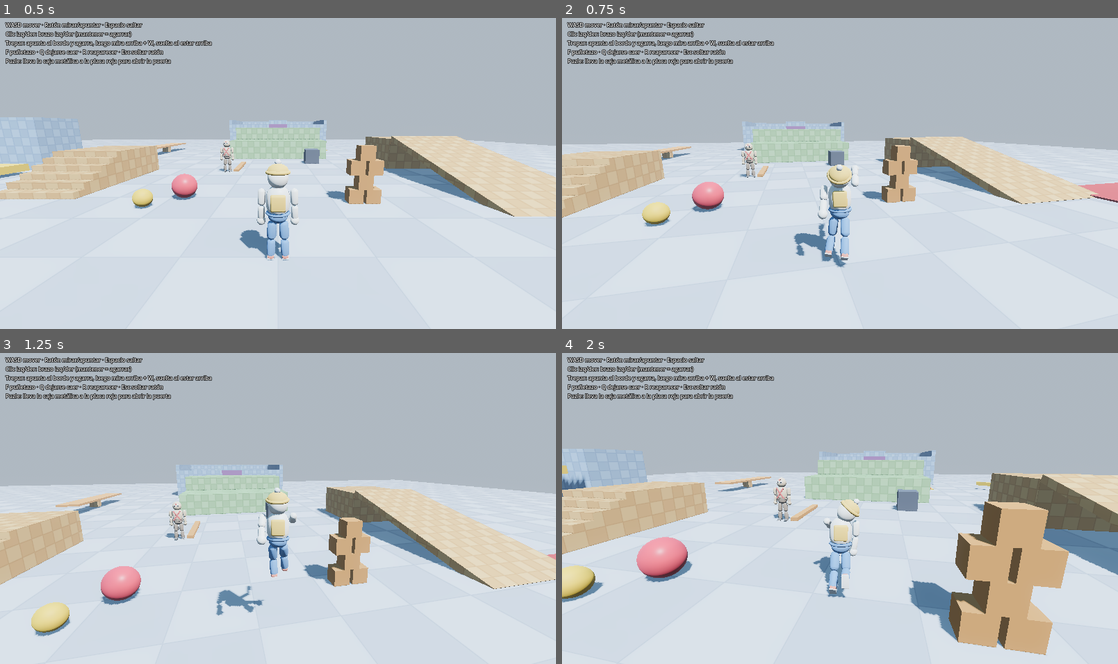
Above: before the commit, frames 1-4 (two rows, left to right).
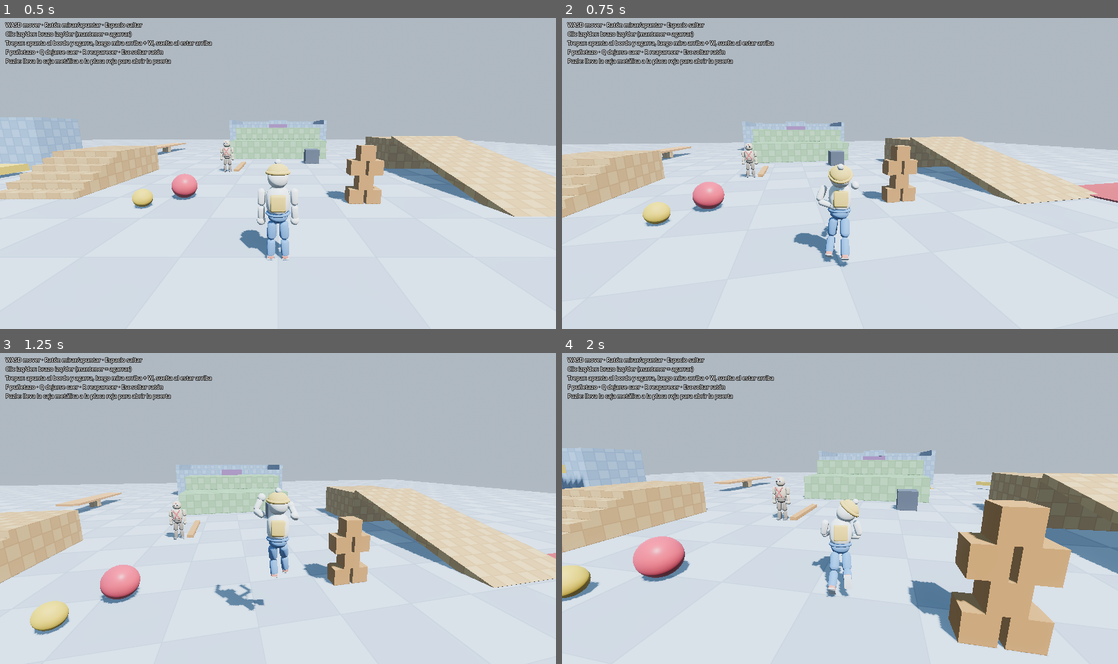
Above: after the commit, the same moments.

Repository: Tonny650/ragdoll-puzzle
Game: Godot game, scene res://scenes/levels/test_arena.tscn
Two runs of this game, one before a commit and one after it. Both use one fixed random seed, a clock stepped at 60 frames per second and the inputs below.
Inputs (mouse positions are in pixels of both pictures, inside the frame that each line leads up to):
- Up to frame 1 (0.5 s): no input
- Up to frame 2 (0.75 s): move the mouse to (867, 170) at 0.52 s; hold W (move_forward) from 0.53 s (still down); hold F (punch) from 0.53 s (still down)
- Up to frame 3 (1.25 s): keep holding W (move_forward); keep holding F (punch); tap Space (jump) at 0.77 s
- Up to frame 4 (2 s): keep holding W (move_forward); move the mouse to (812, 508) at 1.27 s; release F (punch) at 1.28 s; tap Q (go_limp) at 1.35 s; tap Space (jump) at 1.52 s; tap F (punch) at 1.55 s

Frame 1 is identical in both runs. In frame 2, 0.7% of the frame differs, in the area x 0-100%, y 33-81%; in frame 3, 2.0%; in frame 4, 2.7%, in the area x 0-100%, y 30-98%.

Commit message:
feat: puñetazo de boxeo (carga, golpe recto, guardia)
Antes el golpe solo lanzaba el antebrazo hacia delante: el brazo subia
colgando como un pendulo y acababa por encima de la cabeza.

- Tres fases: carga (puño a la guardia, hombro atras), golpe recto hacia
  la cara del rival con giro del torso, y vuelta a la guardia
- Al acabar el golpe los musculos frenan el brazo (arm_brake), si no la
  inercia lo llevaba por encima de la cabeza
- Tras golpear, los dos puños quedan en guardia (guard_time)
- Solo la fase de golpe hace daño

Co-Authored-By: Claude Opus 5.5 <noreply@anthropic.com>

Diff:
--- a/scripts/ragdoll/abilities/combat.gd
+++ b/scripts/ragdoll/abilities/combat.gd
@@ -1,23 +1,39 @@
 class_name CombatAbility
 extends CharacterAbility
-## Puñetazos (Gang Beasts): alterna brazo, lanza el antebrazo con un impulso y
-## mantiene el brazo recto y rigido durante `punch_duration`. Lo dispara
-## `character.want_punch` (jugador: F, IA: al estar cerca).
+## Puñetazos de boxeo (Gang Beasts). Cada golpe tiene tres fases:
+##   1. Carga (`windup_time`): el puño va a la guardia, junto a la barbilla, con
+##      el codo abajo, y el hombro de ese lado se echa atras.
+##   2. Golpe (`strike_time`): el brazo se estira recto hacia la cara del rival
+##      con un impulso en el antebrazo, girando el torso hacia delante.
+##   3. Vuelta (`retract_time`): el puño vuelve a la guardia.
+## Tras golpear, los dos puños se quedan en guardia `guard_time` segundos, asi
+## los golpes seguidos parecen una combinacion. Lo dispara `character.want_punch`
+## (jugador: F, IA: al estar cerca). Alterna brazo.
 ## Si hay un rival a tiro delante, el puño apunta a su cabeza (ayuda de
 ## apuntado): sin ella los golpes rectos dan en el pecho y nunca noquean.
 
 const ARM_PRIORITY := 30
 
-@export var punch_impulse := 18.0
-@export var punch_duration := 0.28
+enum Phase { NONE, WINDUP, STRIKE, RETRACT }
+
+@export var punch_impulse := 18.0         ## impulso del antebrazo al soltar el golpe
+@export var windup_time := 0.08
+@export var strike_time := 0.16
+@export var retract_time := 0.14
+@export var guard_time := 0.7             ## puños en guardia tras golpear (s)
 @export var arm_frequency := 32.0         ## rigidez del brazo durante el golpe (rad/s)
+@export var guard_frequency := 22.0       ## rigidez del brazo en guardia (rad/s)
+@export var torso_twist := 5.0            ## giro del torso que acompaña al golpe (impulso angular)
+@export_range(0.0, 1.0) var arm_brake := 0.75  ## cuanto se frena el brazo al acabar el golpe
 @export var aim_assist_range := 1.1       ## distancia maxima (m) a la cabeza del rival para apuntarle
 @export_range(0.0, 90.0, 1.0, "degrees") var aim_assist_angle := 50.0  ## cono delante del personaje
 @export var punch_lunge := 1.5            ## al golpear a un rival el torso se lanza hacia el (m/s): alarga el alcance
 
-var _timers := [0.0, 0.0]
+var _t := [-1.0, -1.0]               # tiempo desde que empezo el golpe de cada brazo (-1 = ninguno)
+var _guard := 0.0
 var _next_side := Side.RIGHT
 var _targets: Array = [null, null]   # cabeza a la que apunta cada puño (o null)
+var _aim := [Vector3.FORWARD, Vector3.FORWARD]  # direccion del golpe, fijada al soltarlo
 
 
 func physics_step(delta: float) -> void:
@@ -27,8 +43,18 @@
 		punch()
 	if c.strength <= 0.01:
 		return
+	_guard = maxf(0.0, _guard - delta)
 	for side in 2:
-		_timers[side] = maxf(0.0, _timers[side] - delta)
+		if _t[side] < 0.0:
+			continue
+		var before := _phase(side)
+		_t[side] += delta
+		if before == Phase.WINDUP and _phase(side) == Phase.STRIKE:
+			_release(side)
+		elif before == Phase.STRIKE and _phase(side) == Phase.RETRACT:
+			_brake(side)
+		elif _phase(side) == Phase.NONE:
+			_t[side] = -1.0
 
 
 func punch() -> void:
@@ -36,27 +62,62 @@
 	if c.strength < 0.5:
 		return
 	var side := _next_side
+	if _t[side] >= 0.0 and _phase(side) != Phase.RETRACT:
+		return  # ese brazo aun esta golpeando
 	_next_side = Side.LEFT if side == Side.RIGHT else Side.RIGHT
 	if c.is_grabbing(side):
 		return
-	_timers[side] = punch_duration
+	_t[side] = 0.0
+	_guard = guard_time
 	_targets[side] = find_target_head()
-	var dir := _punch_dir(side)
-	c.get_lower_arm(side).apply_central_impulse(dir * punch_impulse)
-	if _targets[side] != null:
-		var torso := c.get_torso()
-		torso.apply_central_impulse(Vector3(dir.x, 0.0, dir.z).normalized() * torso.mass * punch_lunge)
-	c.get_torso().apply_torque_impulse(Vector3.UP * (4.0 if side == Side.RIGHT else -4.0))
+	# cargar: el hombro de ese lado hacia atras
+	c.get_torso().apply_torque_impulse(Vector3.UP * (-0.4 if side == Side.RIGHT else 0.4) * torso_twist)
 
 
+func _release(side: int) -> void:
+	var c := character
+	var dir := _punch_dir(side)
+	_aim[side] = dir
+	c.get_lower_arm(side).apply_central_impulse(dir * punch_impulse)
+	var torso := c.get_torso()
+	torso.apply_torque_impulse(Vector3.UP * (1.0 if side == Side.RIGHT else -1.0) * torso_twist)
+	if _targets[side] != null:
+		torso.apply_central_impulse(Vector3(dir.x, 0.0, dir.z).normalized() * torso.mass * punch_lunge)
+
+
+## Fin del golpe: los musculos frenan el brazo en seco. Sin esto la inercia del
+## puñetazo lo lleva hacia arriba y el puño acaba por encima de la cabeza.
+func _brake(side: int) -> void:
+	var c := character
+	var torso_v := c.get_torso().linear_velocity
+	for arm in [c.get_upper_arm(side), c.get_lower_arm(side)]:
+		var rb := arm as RigidBody3D
+		rb.angular_velocity *= 1.0 - arm_brake
+		rb.linear_velocity = rb.linear_velocity.lerp(torso_v, arm_brake)
+
+
+func _phase(side: int) -> Phase:
+	var t: float = _t[side]
+	if t < 0.0:
+		return Phase.NONE
+	if t < windup_time:
+		return Phase.WINDUP
+	if t < windup_time + strike_time:
+		return Phase.STRIKE
+	if t < windup_time + strike_time + retract_time:
+		return Phase.RETRACT
+	return Phase.NONE
+
+
+## El brazo esta soltando el golpe (solo esta fase hace daño).
 func is_punching(side: int) -> bool:
-	return _timers[side] > 0.0
+	return _phase(side) == Phase.STRIKE
 
 
 ## `body` es un brazo de este personaje que esta lanzando un puñetazo.
 func is_punching_with(body: Node) -> bool:
 	for side in 2:
-		if _timers[side] > 0.0 and (body == character.get_lower_arm(side) or body == character.get_upper_arm(side)):
+		if is_punching(side) and (body == character.get_lower_arm(side) or body == character.get_upper_arm(side)):
 			return true
 	return false
 
@@ -85,20 +146,41 @@
 
 
 func arm_claim_priority(side: int) -> int:
-	return ARM_PRIORITY if _timers[side] > 0.0 else -1
+	if _t[side] >= 0.0:
+		return ARM_PRIORITY
+	# guardia: el otro puño tambien arriba, salvo si esa mano esta agarrando
+	if _guard > 0.0 and not character.want_grab[side]:
+		return ARM_PRIORITY
+	return -1
 
 
 func drive_arm(side: int, _delta: float) -> void:
-	# Puñetazo: brazo recto y muy rigido hacia delante
 	var c := character
-	var pdir := _punch_dir(side)
-	RagdollMuscles.pd_aim(c.get_upper_arm(side), pdir, arm_frequency, 0.8, 500.0 * c.strength, c.get_torso(), c.strength, 2.0)
-	RagdollMuscles.pd_aim(c.get_lower_arm(side), pdir, arm_frequency, 0.8, 300.0 * c.strength, null, c.strength)
+	var upper := c.get_upper_arm(side)
+	var lower := c.get_lower_arm(side)
+	if _phase(side) == Phase.STRIKE:
+		# brazo recto y muy rigido hacia el objetivo
+		var pdir: Vector3 = _aim[side]
+		RagdollMuscles.pd_aim(upper, pdir, arm_frequency, 0.8, 500.0 * c.strength, c.get_torso(), c.strength, 2.0)
+		RagdollMuscles.pd_aim(lower, pdir, arm_frequency, 0.8, 300.0 * c.strength, null, c.strength)
+	else:
+		# guardia: codo abajo y algo hacia fuera, puño delante de la barbilla
+		var torso := c.get_torso()
+		var shoulder := upper.global_transform * c.body.shoulder_offset
+		var fwd := Vector3(0, 0, -1).rotated(Vector3.UP, c.facing_yaw)
+		var out := shoulder - torso.global_position
+		out = (out - fwd * out.dot(fwd) - Vector3.UP * out.y).normalized()
+		var elbow := shoulder + Vector3.DOWN * 0.22 + fwd * 0.15 + out * 0.05
+		var fist := shoulder + fwd * 0.36 - Vector3.UP * 0.02 - out * 0.08
+		# bien amortiguado: al volver del golpe el brazo no debe pasarse por encima de la cabeza
+		RagdollMuscles.pd_aim(upper, (elbow - shoulder).normalized(), guard_frequency, 1.4, 300.0 * c.strength, torso, c.strength, 2.0)
+		RagdollMuscles.pd_aim(lower, (fist - elbow).normalized(), guard_frequency, 1.4, 200.0 * c.strength, upper, c.strength, 1.5)
 	c.arm_gravity_compensation(side, c.strength)
 
 
 func reset() -> void:
-	_timers = [0.0, 0.0]
+	_t = [-1.0, -1.0]
+	_guard = 0.0
 	_targets = [null, null]
 
 
